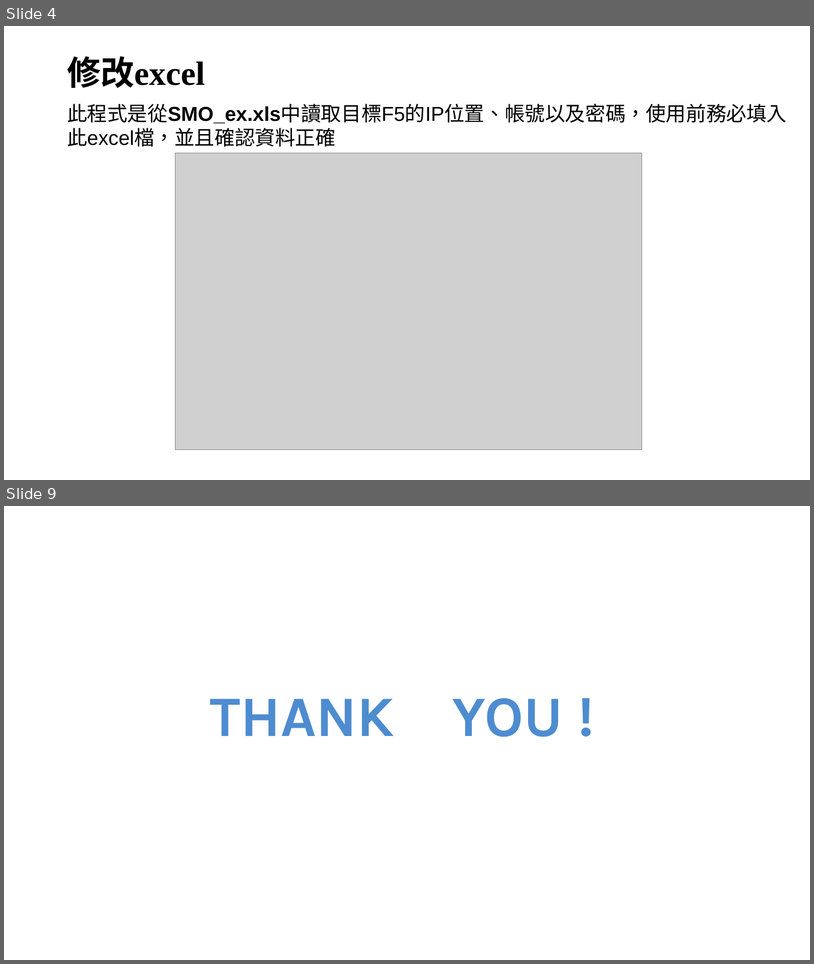
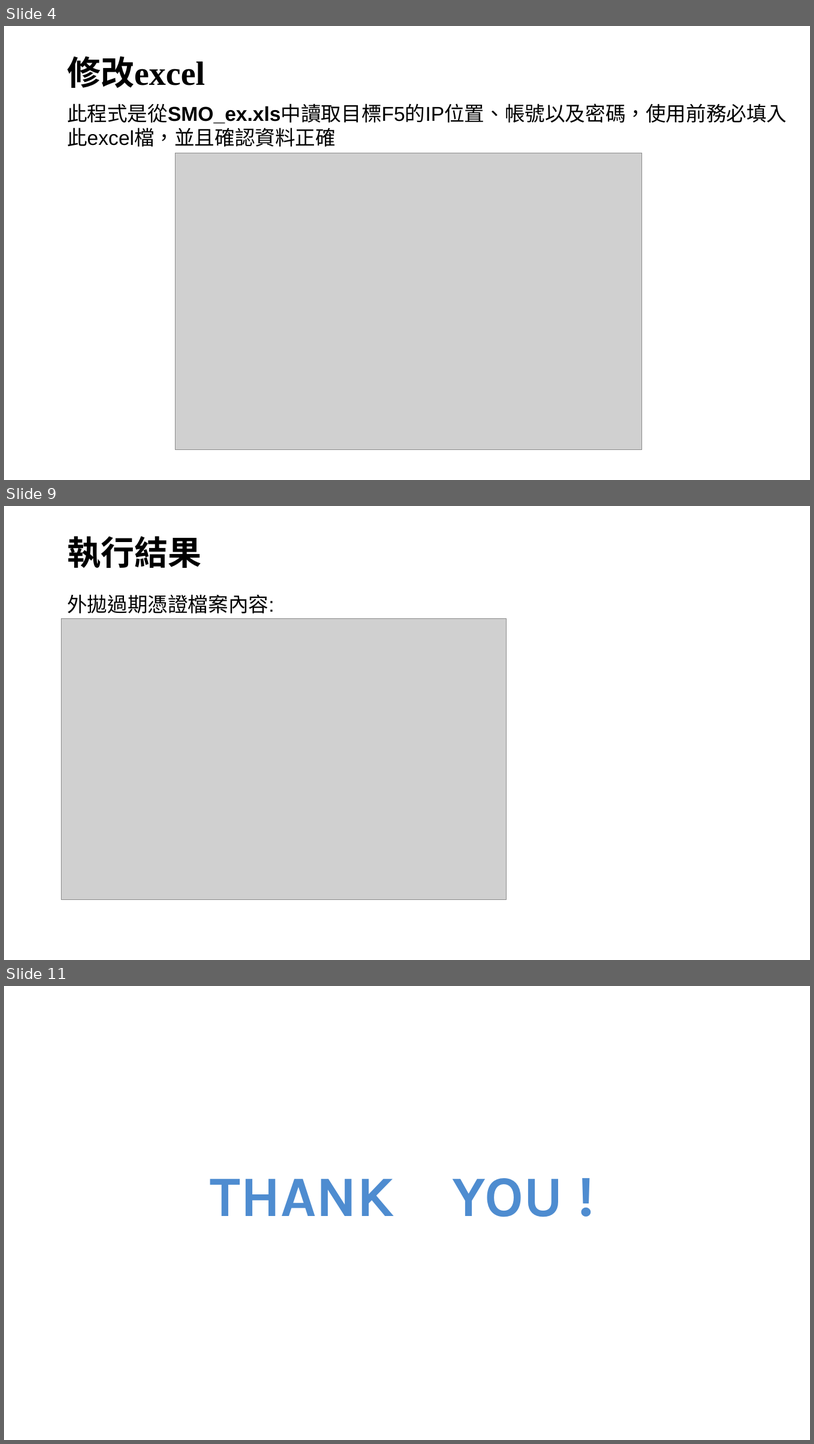
Before and after one commit to EXCurryBar/F5-SMO-selenium, a slide deck: Dynasafe_SMO.pptx. Shown one above the other, each under a label of ours: slides 4 and 9 before the commit, slides 4, 9 and 11 after it; the slides between them are not shown. The pictures are 814x964 and 814x1444 pixels, drawn with LibreOffice and Linux fonts; fonts in the diff are those of the drawing; grey boxes stand for pictures; background and template pictures are left out. Boxes give left, top, right and bottom in pixels: in the first picture for what was removed or moved away, otherwise in the second. Text is boxed around its words. In the diff, an @@ line names an element or a change of style, - is before the commit and + after.

```diff
--- a/Dynasafe_SMO.pptx
+++ b/Dynasafe_SMO.pptx
@@ slide 9 added at (4,506,810,960), background picture (left out) @@
@@ title added at (67,536,201,568), 40 pt, text #000000, bold @@
+執行結果
@@ text added at (67,594,274,613), 24 pt, text #000000 @@
+外拋過期憑證檔案內容:
@@ picture added at (61,619,506,899) @@
@@ what was slide 9 is now slide 11 @@
```
Also in this commit, not shown: 3 slides changed, 1 other slide added, 2 other files.
